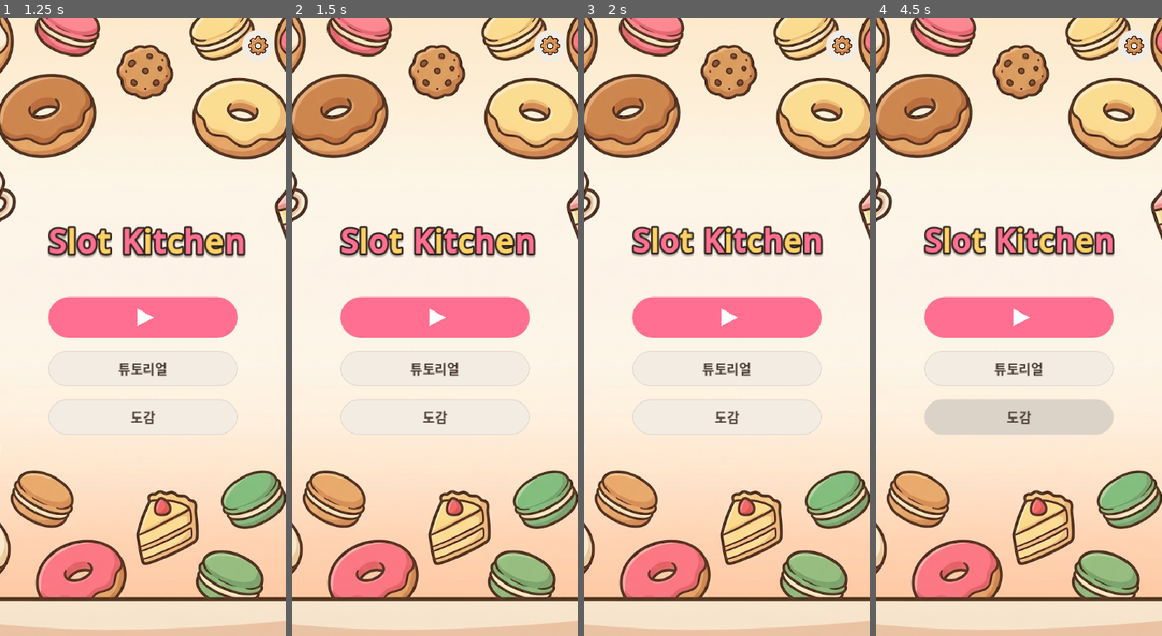
Above: before the commit, frames 1-4 (left to right).
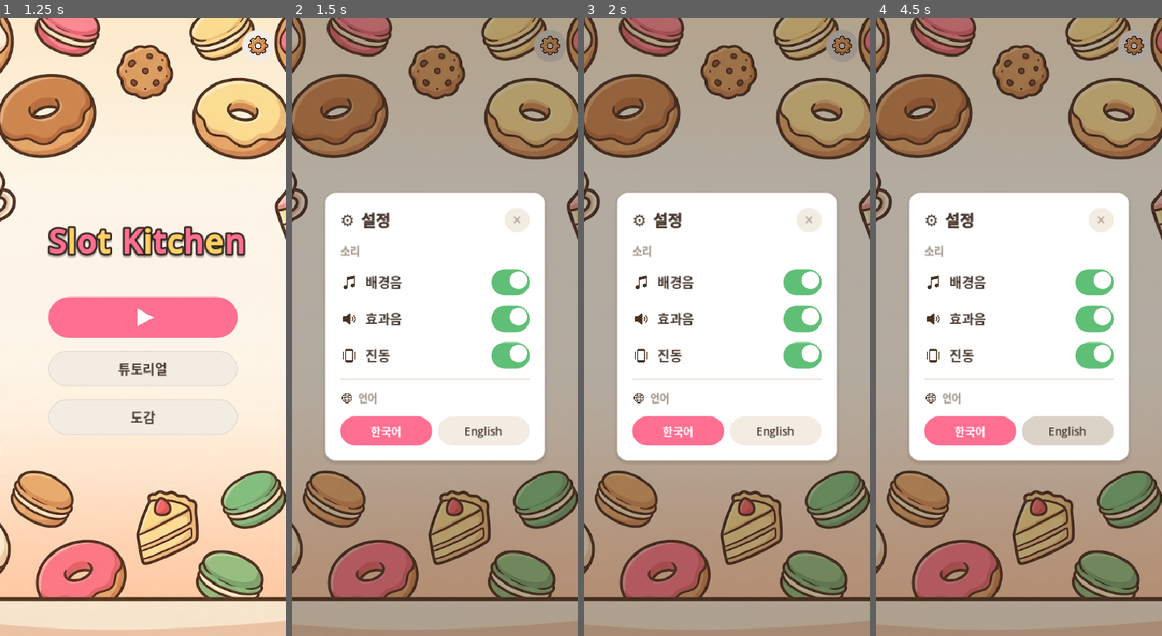
Above: after the commit, the same moments.

Repository: yellyB/game-slot-kitchen
Game: Godot game, scene res://scenes/Main.tscn
Same seed, same stepped clock (60 frames per second), same inputs: the game is played once before the commit and once after it. Sound files missing from this copy of the repository are replaced by a short silence.
Inputs (mouse positions are in pixels of both pictures, inside the frame that each line leads up to; where the layout moved, square brackets give the same spot in the first picture):
- Up to frame 1 (1.25 s): tap Enter at 0.5 s; move the mouse to (205, 296) at 0.52 s; hold D from 0.53 s (still down); tap Q at 0.6 s; click (205, 296) at 0.67 s; tap Space at 0.77 s
- Up to frame 2 (1.5 s): release D at 1.25 s; click (546, 48) [352, 48] at 1.25 s
- Up to frame 3 (2 s): no input
- Up to frame 4 (4.5 s): drag from (961, 357) to (1004, 450) at 2.02 s; move the mouse to (1047, 191) at 2.77 s; hold D 2.78-3.5 s; tap R at 2.85 s; drag from (1004, 450) to (933, 234) at 3.52 s; move the mouse to (1104, 419) at 4.27 s; hold A from 4.28 s (still down); tap Z at 4.35 s

Frame 1 is identical in both runs. In frame 2, 82% of the frame differs, in the area x 0-100%, y 0-100%; in frame 3, 82%; in frame 4, 83%.

Commit message:
상단바 재배치 — 날짜 이미지가 점수·보유금 두 줄을 세로로 덮게
상단 섹션 = [왼쪽 날짜(56px, 두 줄 높이)] + [오른쪽 VBox: 점수 줄 / 보유금 줄].
홈 버튼은 점수 줄 우측 끝으로. 시간바는 그대로 아래.

Co-Authored-By: Claude Opus 4.8 (1M context) <noreply@anthropic.com>

Diff:
--- a/scripts/ui.gd
+++ b/scripts/ui.gd
@@ -108,22 +108,24 @@
 	box.add_theme_constant_override("separation", 6)
 	pad.add_child(box)
 
-	# 점수 목표 줄(실적 막대바)
+	# 상단: 왼쪽 날짜(두 줄 높이) + 오른쪽 [점수 줄 / 보유금 줄]
+	var top := HBoxContainer.new()
+	top.add_theme_constant_override("separation", 10)
+	box.add_child(top)
+	var badge := day_badge(56)
+	badge.size_flags_vertical = Control.SIZE_SHRINK_CENTER
+	top.add_child(badge)
+	var rcol := VBoxContainer.new()
+	rcol.size_flags_horizontal = Control.SIZE_EXPAND_FILL
+	rcol.add_theme_constant_override("separation", 4)
+	top.add_child(rcol)
+
 	var srow := HBoxContainer.new()
 	srow.add_theme_constant_override("separation", 8)
-	box.add_child(srow)
-	var badge := day_badge(32)
-	srow.add_child(badge)
-	var home := Button.new()
-	home.custom_minimum_size = Vector2(34, 34)
-	home.add_child(ui_btn_icon("house", 22))
-	home.add_theme_stylebox_override("normal", chip(Palette.COCOA_100, Palette.COCOA_200))
-	home.add_theme_stylebox_override("hover", chip(Palette.COCOA_200))
-	home.add_theme_stylebox_override("pressed", chip(Palette.COCOA_200))
-	srow.add_child(home)
-	var lgap := Control.new()
-	lgap.size_flags_horizontal = Control.SIZE_EXPAND_FILL
-	srow.add_child(lgap)
+	rcol.add_child(srow)
+	var sgap := Control.new()
+	sgap.size_flags_horizontal = Control.SIZE_EXPAND_FILL
+	srow.add_child(sgap)
 	var star_name := "star" if ResourceLoader.exists("res://assets/art/ui/star.png") else "mood_happy"
 	srow.add_child(ui_icon(star_name, 20))
 	var sbar := ProgressBar.new()
@@ -138,11 +140,17 @@
 	srow.add_child(sbar)
 	var score := label("0/0", 15, Palette.COCOA_800, true)
 	srow.add_child(score)
-
-	# 보유금 줄
+	var home := Button.new()
+	home.custom_minimum_size = Vector2(34, 34)
+	home.add_child(ui_btn_icon("house", 22))
+	home.add_theme_stylebox_override("normal", chip(Palette.COCOA_100, Palette.COCOA_200))
+	home.add_theme_stylebox_override("hover", chip(Palette.COCOA_200))
+	home.add_theme_stylebox_override("pressed", chip(Palette.COCOA_200))
+	srow.add_child(home)
+
 	var crow := HBoxContainer.new()
 	crow.add_theme_constant_override("separation", 4)
-	box.add_child(crow)
+	rcol.add_child(crow)
 	var cgap := Control.new()
 	cgap.size_flags_horizontal = Control.SIZE_EXPAND_FILL
 	crow.add_child(cgap)
